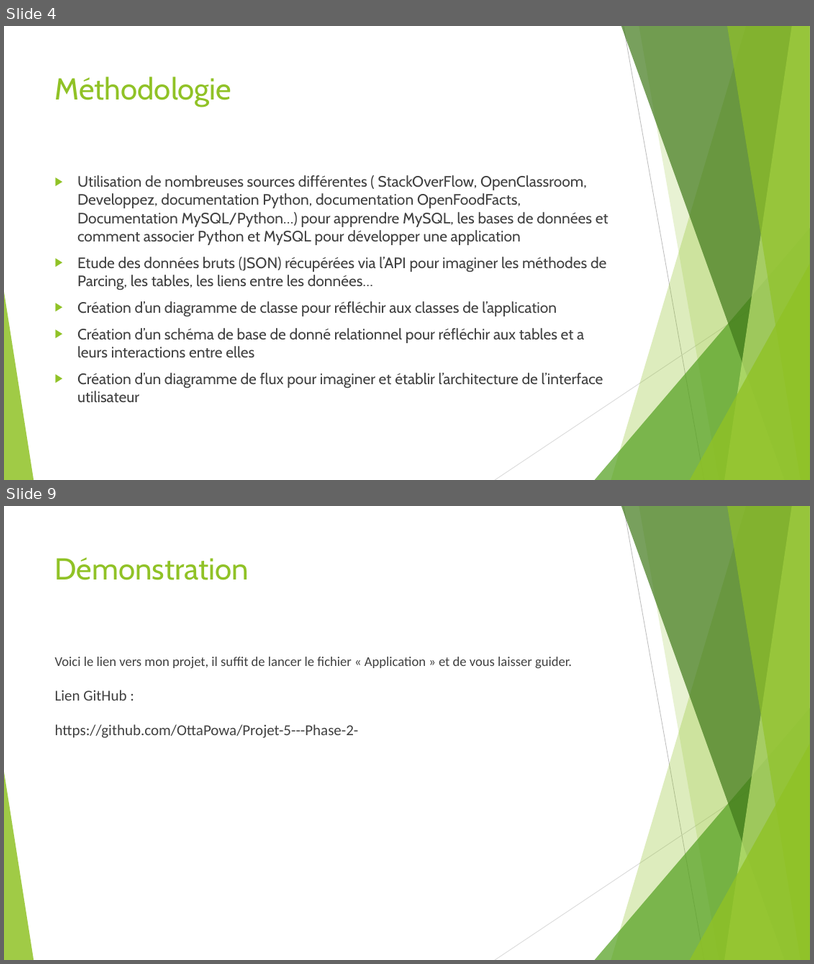
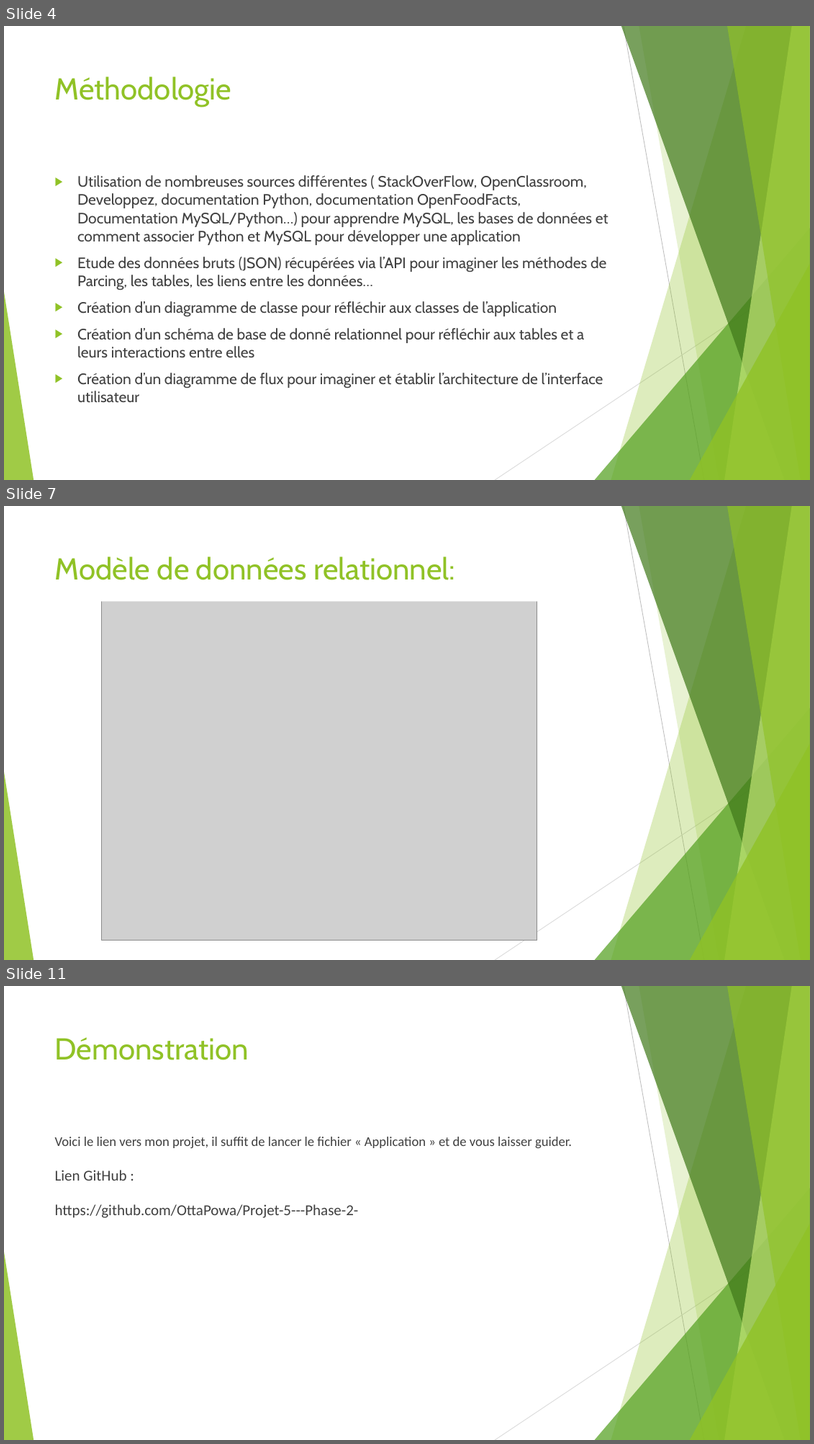
Before and after one commit to OttaPowa/Projet-5---Phase-2-, a slide deck: Diagrammes et documents/Support de présentation P5 Collet Jérémy.pptx. Shown one above the other, each under a label of ours: slides 4 and 9 before the commit, slides 4, 7 and 11 after it; the slides between them are not shown. The pictures are 814x964 and 814x1444 pixels, drawn with LibreOffice and Linux fonts; fonts in the diff are those of the drawing; grey boxes stand for pictures. Boxes give left, top, right and bottom in pixels: in the first picture for what was removed or moved away, otherwise in the second. Text is boxed around its words. In the diff, an @@ line names an element or a change of style, - is before the commit and + after.

```diff
--- a/Diagrammes et documents/Support de présentation P5 Collet Jérémy.pptx
+++ b/Diagrammes et documents/Support de présentation P5 Collet Jérémy.pptx
@@ slide 7 added at [4,506,810,960], background #FFFFFF; not listed: 10 template elements that a slide beside it also shows @@
@@ title added at [49,546,617,602], fill #FFFFFF, 36 pt, text #90C226 @@
+Modèle de données relationnel:
@@ picture added at [101,556,537,940] @@
@@ what was slide 9 is now slide 11 @@
```
Also in this commit, not shown: 3 slides changed, 2 other slides added, 1 slide removed, 3 other files.
